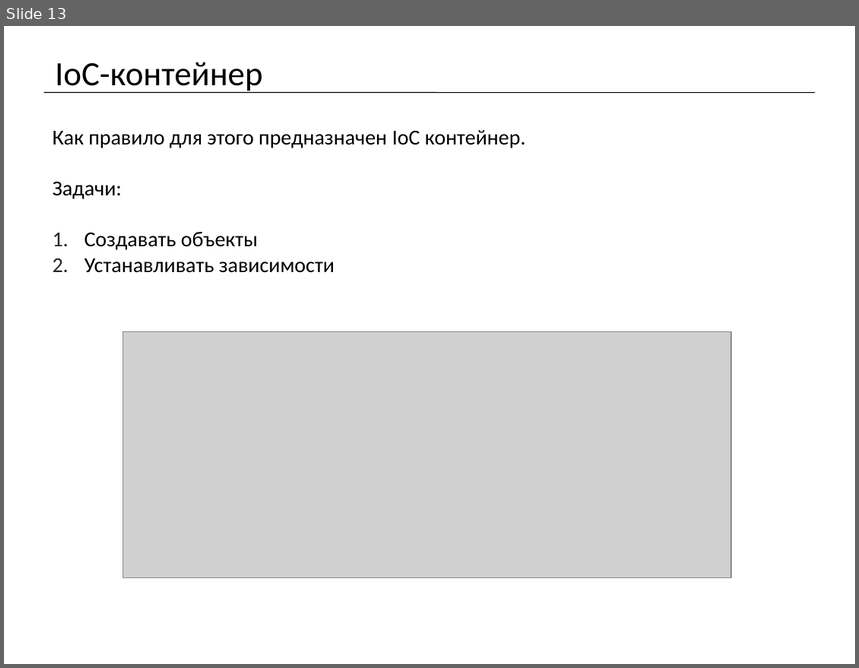
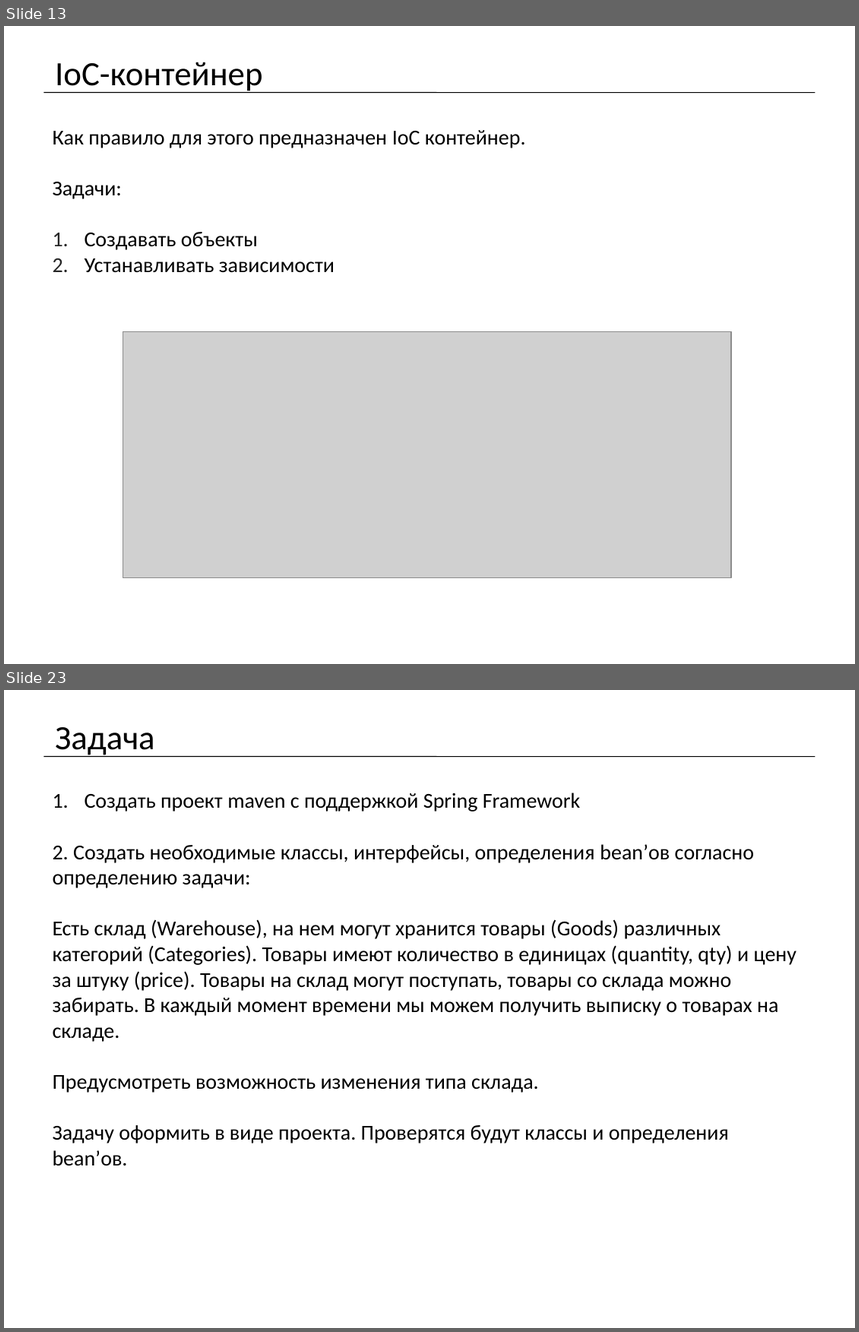
Before and after one commit to mrdekk/j2ee_course, a slide deck: lectures/j2ee. Lecture 1.pptx. Shown one above the other, each under a label of ours: slide 13 before the commit, slides 13 and 23 after it; the slides between them are not shown. The pictures are 859x668 and 859x1332 pixels, drawn with LibreOffice and Linux fonts; fonts in the diff are those of the drawing; grey boxes stand for pictures. Boxes give left, top, right and bottom in pixels: in the first picture for what was removed or moved away, otherwise in the second. Text is boxed around its words. In the diff, an @@ line names an element or a change of style, - is before the commit and + after.

Commit message:
change: лекция №1 add: проект maven + spring для лекции №1 add: скриншоты некоторых операций по созданию maven проекта с поддержкой spring и запуска его change: .gitignore файл для исключения папки target проектов spring из индекса

```diff
--- a/lectures/j2ee. Lecture 1.pptx
+++ b/lectures/j2ee. Lecture 1.pptx
@@ slide 23 added at (x1=4, y1=690, x2=855, y2=1328), background #FFFFFF @@
@@ title added at (x1=55, y1=727, x2=154, y2=757), 28.8 pt, text #000000 @@
+Задача
@@ line added from (44, 756) to (815, 756), #000000 0.75 pt @@
@@ text added at (x1=53, y1=793, x2=797, y2=1167), 18 pt, text #000000 @@
+1. Создать проект maven с поддержкой Spring Framework
+2. Создать необходимые классы, интерфейсы, определения bean’ов согласно определению задачи:
+Есть склад (Warehouse), на нем могут хранится товары (Goods) различных категорий (Categories). Товары имеют количество в единицах (quantity, qty) и цену за штуку (price). Товары на склад могут поступать, товары со склада можно забирать. В каждый момент времени мы можем получить выписку о товарах на складе.
+Предусмотреть возможность изменения типа склада.
+Задачу оформить в виде проекта. Проверятся будут классы и определения bean’ов.
```
Also in this commit, not shown: 1 slide changed, 9 other slides added, 21 other files.
